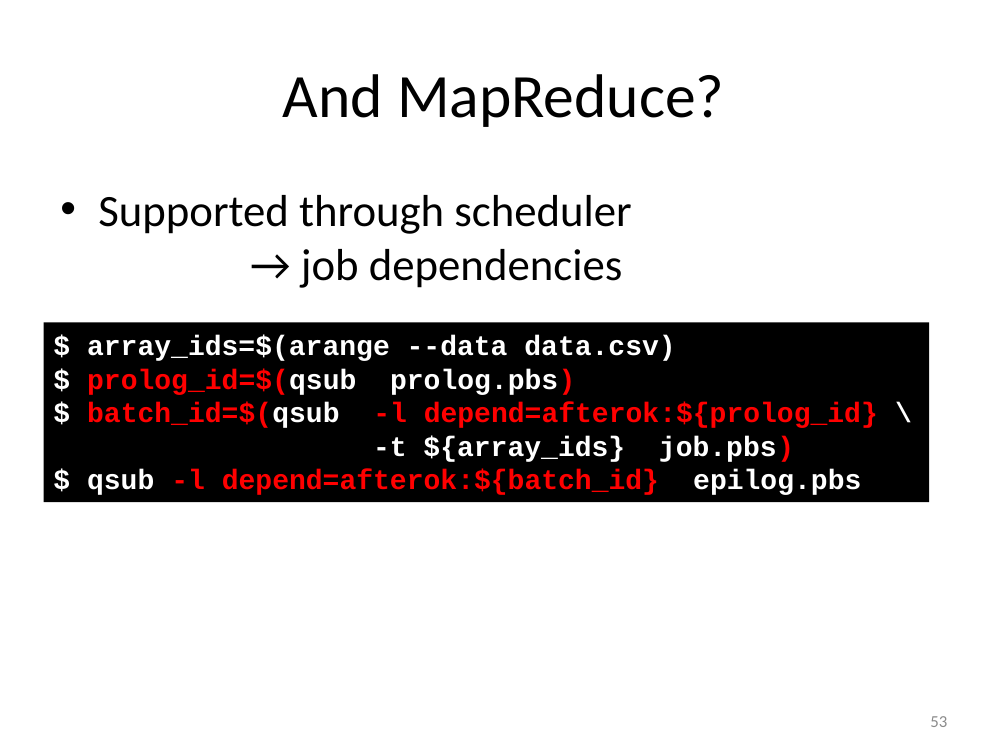
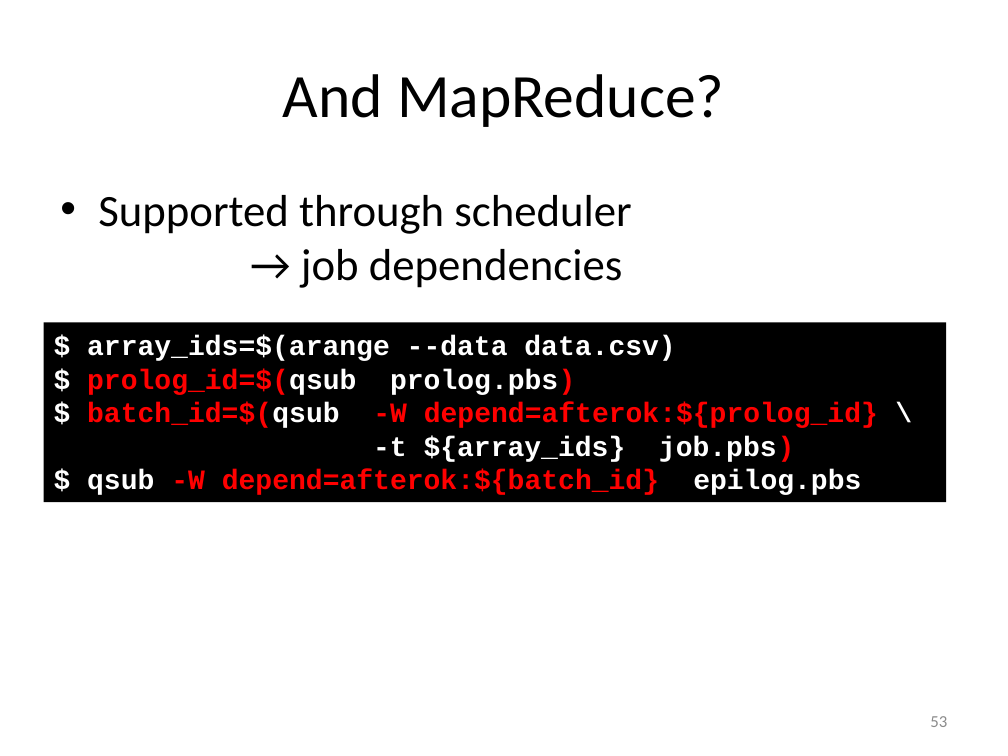
Before and after one commit to gjbex/worker-and-atools, a slide deck: slide 53 of worker_atools.pptx. Drawn at 1008x756 pixels with LibreOffice and Linux fonts; fonts in the diff are those of the drawing. Boxes give left, top, right and bottom in pixels: in the first picture for what was removed or moved away, otherwise in the second. Text is boxed around its words. In the diff, an @@ line names an element or a change of style, - is before the commit and + after.

Commit message:
Replace Moab dependency opton by torque option

```diff
--- a/worker_atools.pptx
+++ b/worker_atools.pptx
@@ rectangle "$ array_ids=$(arange --data data.csv)" resized from (x1=43, y1=323, x2=928, y2=502) to (x1=43, y1=323, x2=946, y2=502) @@
@@ text in rectangle at (x1=87, y1=402, x2=878, y2=428): text changed @@
-$ batch_id=$(qsub -l depend=afterok:${prolog_id} \
+$ batch_id=$(qsub -W depend=afterok:${prolog_id} \
@@ text in rectangle at (x1=87, y1=470, x2=861, y2=495): text changed @@
-$ qsub -l depend=afterok:${batch_id} epilog.pbs
+$ qsub -W depend=afterok:${batch_id} epilog.pbs
```
